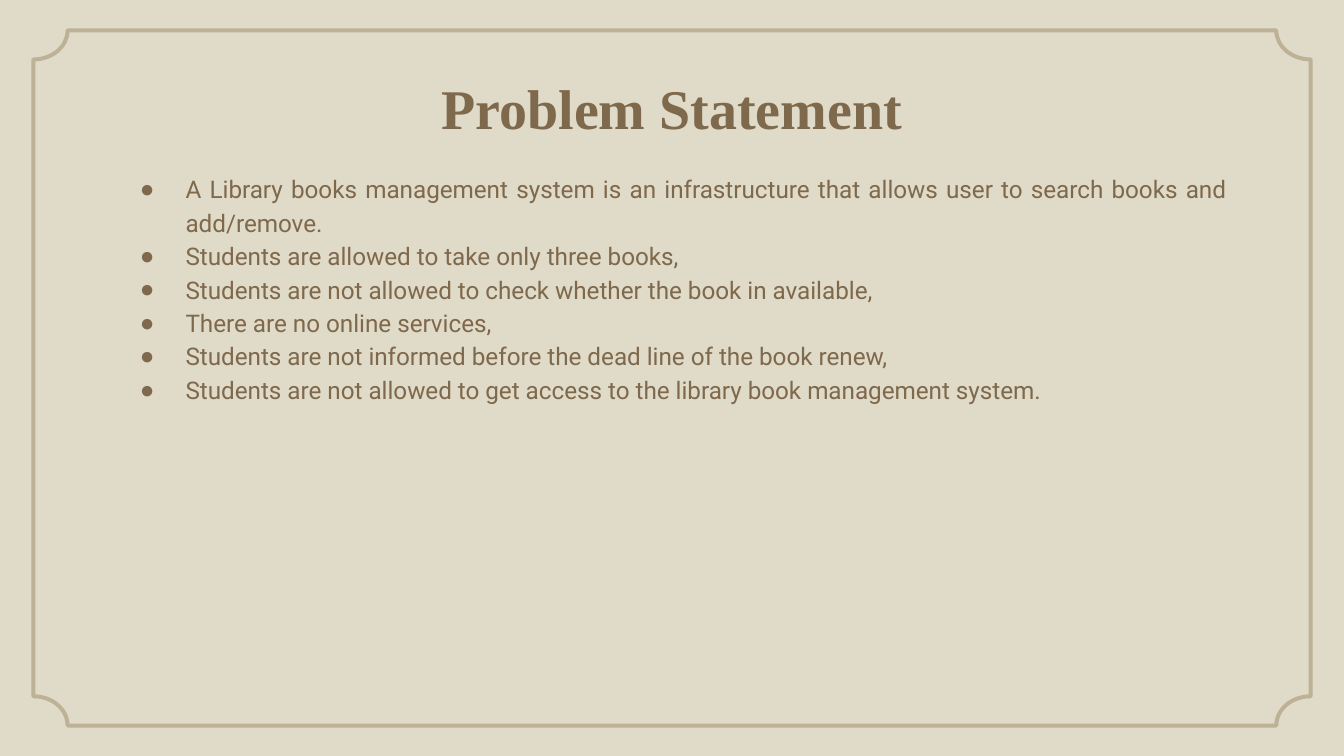
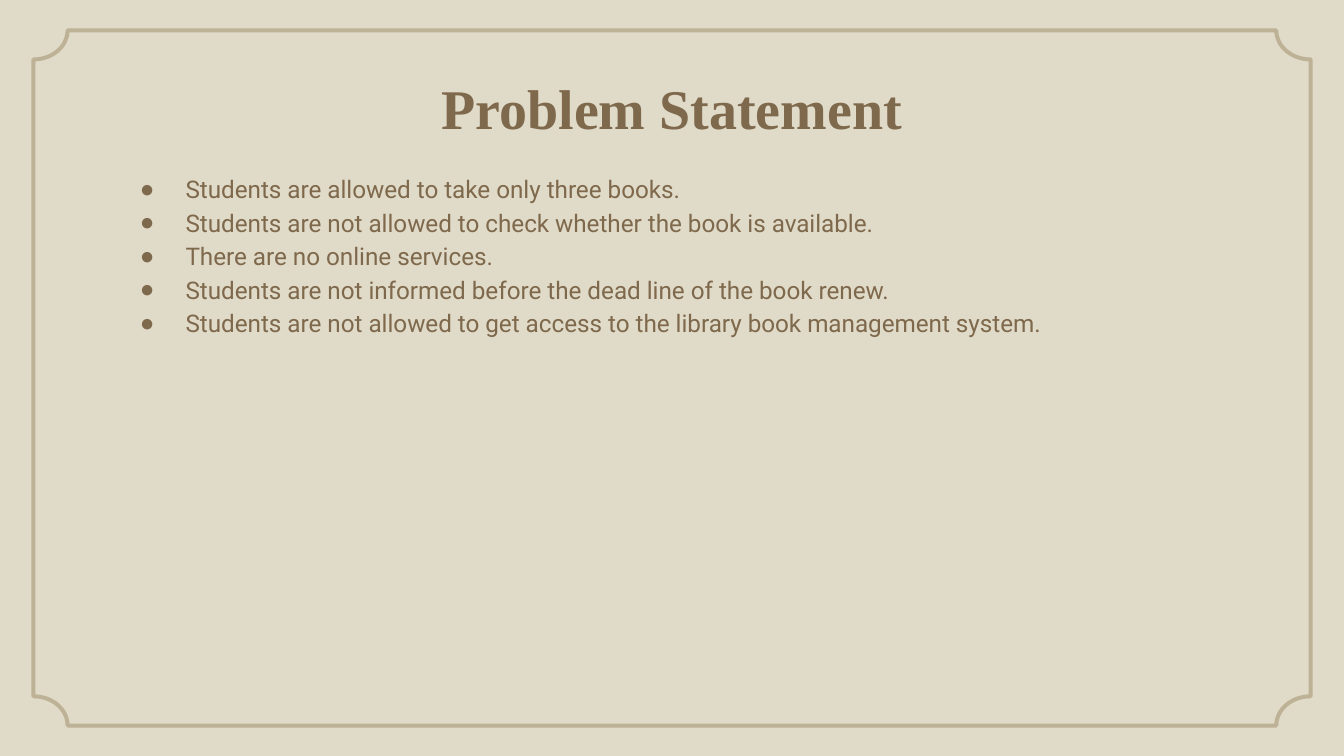
Before and after one commit to Andipstha/theFusion-Project-I, a slide deck: slide 4 of Documentation/LBMS_Presentation.pptx. Drawn at 1344x756 pixels with LibreOffice and Linux fonts; fonts in the diff are those of the drawing; background and template pictures are left out. Boxes give left, top, right and bottom in pixels: in the first picture for what was removed or moved away, otherwise in the second. Text is boxed around its words. In the diff, an @@ line names an element or a change of style, - is before the commit and + after.

Commit message:
modified ppt

```diff
--- a/Documentation/LBMS_Presentation.pptx
+++ b/Documentation/LBMS_Presentation.pptx
@@ text at (x1=186, y1=180, x2=889, y2=299): text changed @@
-● A Library books management system is an infrastructure that allows user to search books and add/remove.
-● Students are allowed to take only three books,
-● Students are not allowed to check whether the book in available,
-● There are no online services,
-● Students are not informed before the dead line of the book renew,
+● Students are allowed to take only three books.
+● Students are not allowed to check whether the book is available.
+● There are no online services.
+● Students are not informed before the dead line of the book renew.
```
Also in this commit, not shown: 1 other slide changed.
